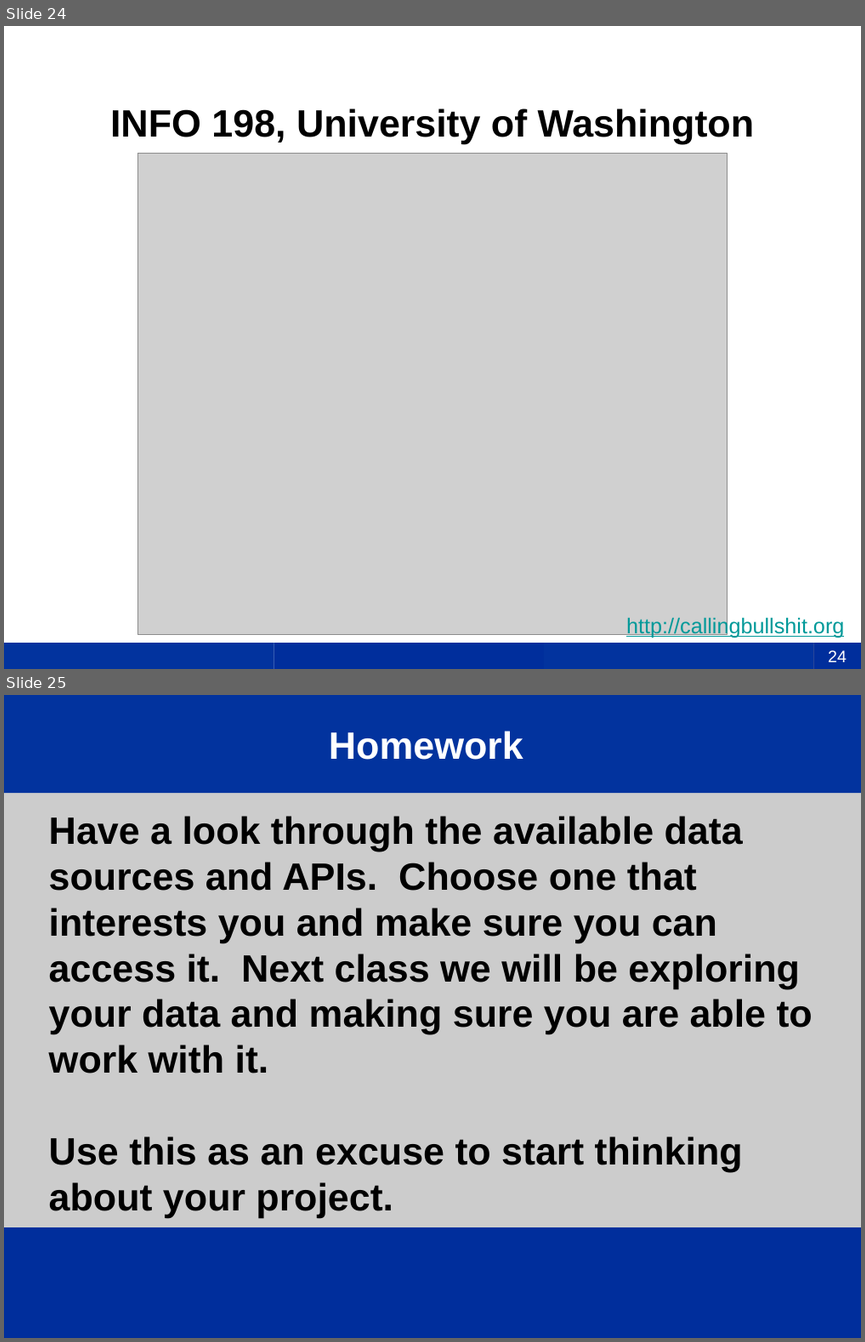
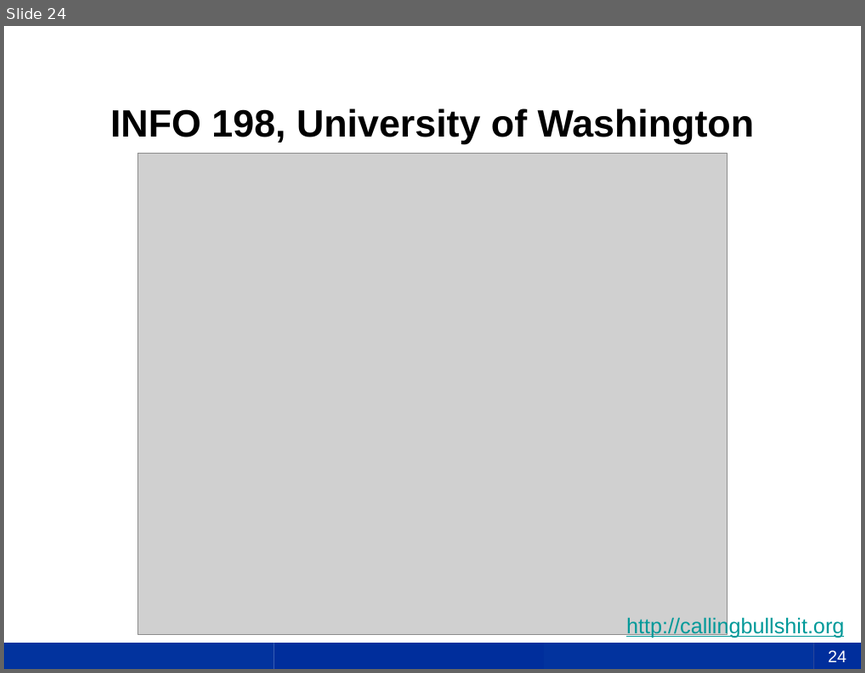
Before and after one commit to uky-transport-data-science/ce599, a slide deck: 8-Resources/8-Resources.pptx. Shown one above the other, each under a label of ours: slides 24 and 25 before the commit, slide 24 after it. The pictures are 865x1342 and 865x673 pixels, drawn with LibreOffice and Linux fonts; fonts in the diff are those of the drawing; grey boxes stand for pictures; background and template pictures are left out. Boxes give left, top, right and bottom in pixels: in the first picture for what was removed or moved away, otherwise in the second. Text is boxed around its words. In the diff, an @@ line names an element or a change of style, - is before the commit and + after.

```diff
--- a/8-Resources/8-Resources.pptx
+++ b/8-Resources/8-Resources.pptx
@@ slide 25 removed at [4, 695, 861, 1338], background #FFFFFF; not listed: 4 template elements that a slide beside it also shows @@
@@ rectangle removed at [4, 695, 861, 1240] @@
@@ rectangle removed at [4, 695, 861, 793] @@
@@ text removed at [329, 731, 523, 760] @@
-Homework
@@ title removed at [49, 816, 812, 1217] @@
-Have a look through the available data sources and APIs. Choose one that interests you and make sure you can access it. Next class we will be exploring your data and making sure you are able to work with it.
-Use this as an excuse to start thinking about your project.
@@ rectangle removed at [4, 1227, 861, 1338] @@
```
Also in this commit, not shown: 6 other files.
